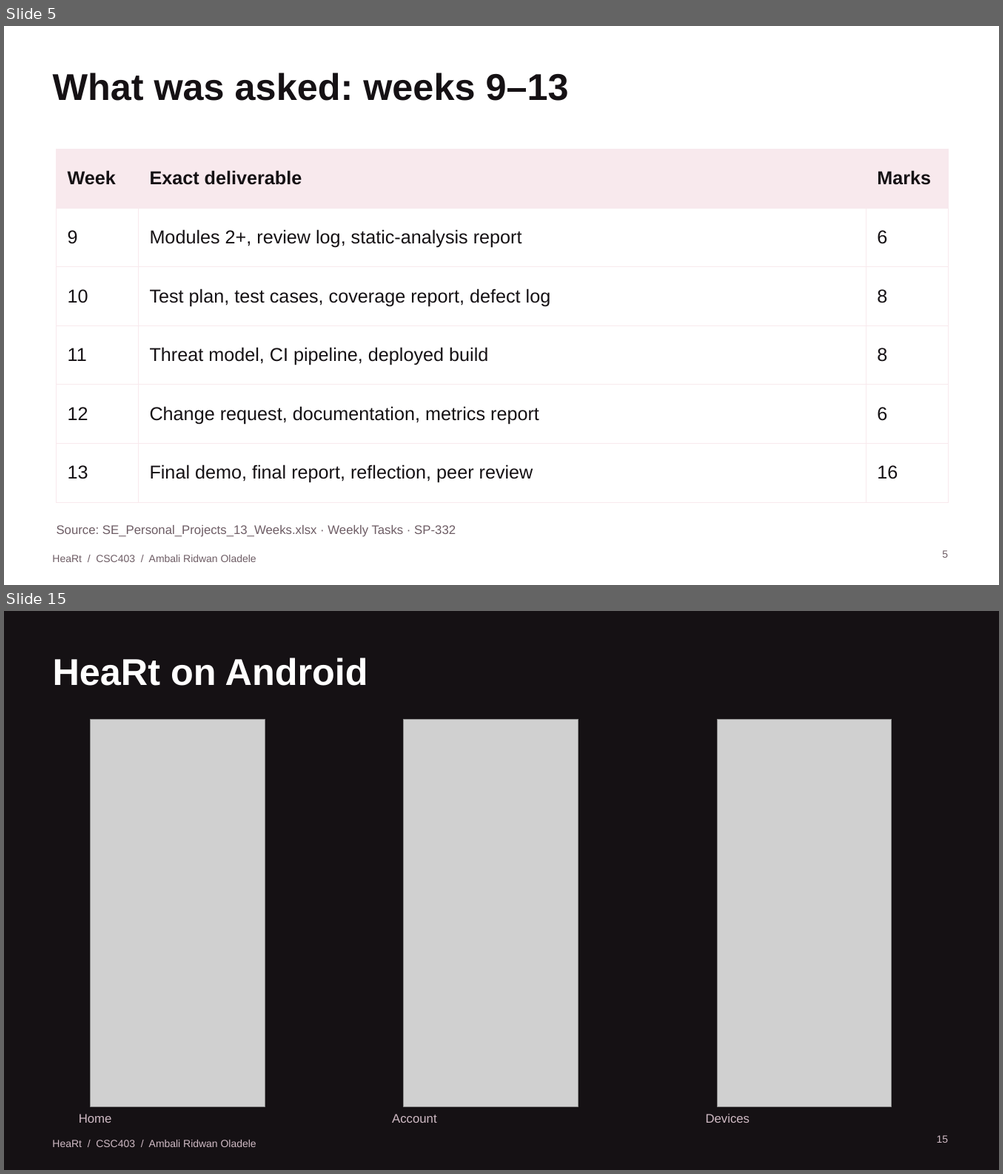
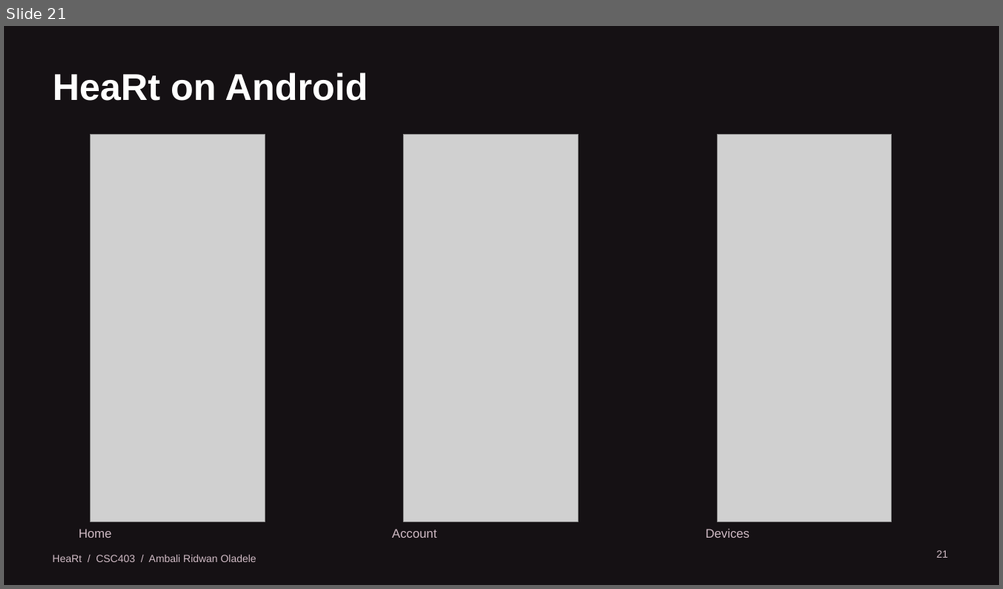
Before and after one commit to iamRed-One/heart-rate-monitor, a slide deck: docs/presentation/HeaRt-Project-Demonstration.pptx. Shown one above the other, each under a label of ours: slides 5 and 15 before the commit, slide 21 after it; the slides between them are not shown. The pictures are 1003x1174 and 1003x589 pixels, drawn with LibreOffice and Linux fonts; fonts in the diff are those of the drawing; grey boxes stand for pictures. Boxes give left, top, right and bottom in pixels: in the first picture for what was removed or moved away, otherwise in the second. Text is boxed around its words. In the diff, an @@ line names an element or a change of style, - is before the commit and + after.

Commit message:
Present project requirements and UML with Android-only demonstration

```diff
--- a/docs/presentation/HeaRt-Project-Demonstration.pptx
+++ b/docs/presentation/HeaRt-Project-Demonstration.pptx
@@ slide 5 removed at <box>4,26,999,585</box>, background #FFFFFF @@
@@ title removed at <box>53,73,569,101</box> @@
-What was asked: weeks 9–13
@@ table removed at <box>57,149,948,486</box>, 6 rows, 3 columns @@
-Week | Exact deliverable | Marks
-9 | Modules 2+, review log, static-analysis report | 6
-10 | Test plan, test cases, coverage report, defect log | 8
-11 | Threat model, CI pipeline, deployed build | 8
-12 | Change request, documentation, metrics report | 6
-13 | Final demo, final report, reflection, peer review | 16
@@ text removed at <box>57,526,455,537</box> @@
-Source: SE_Personal_Projects_13_Weeks.xlsx · Weekly Tasks · SP-332
@@ text removed at <box>52,555,256,562</box> @@
-HeaRt / CSC403 / Ambali Ridwan Oladele
@@ page number removed at <box>942,551,948,558</box> @@
-5
@@ what was slide 15 is now slide 21 @@
@@ page number at <box>936,551,948,558</box>: text changed @@
-15
+21
```
Also in this commit, not shown: 2 slides changed, 19 slides added, 12 other slides removed, 10 other files.
